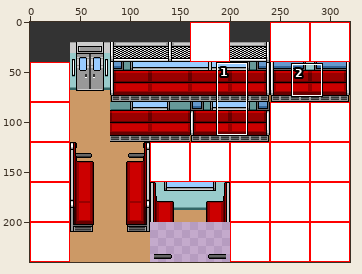
Edited in one commit: sprite sheet (static/materials/wwa/18train_interior-commuter3.gif). Above, an overview of the earlier version with the close-up marked.
Close-up. Earlier state:
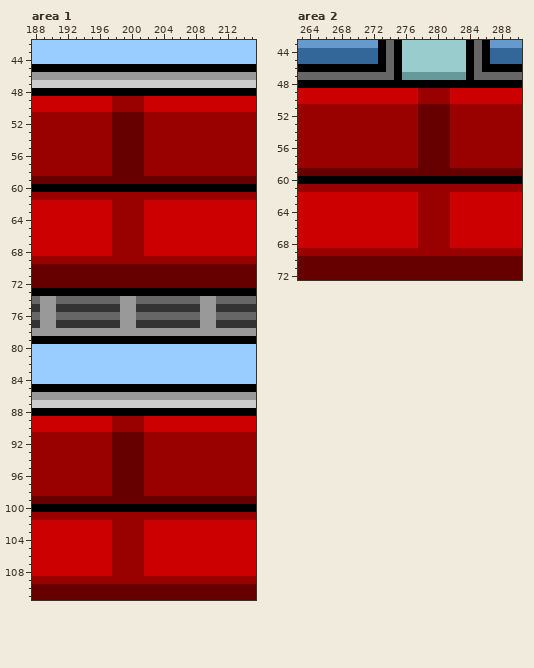
The file is 320x240 pixels. Shown: area 1: x 188..215, y 42..111; area 2: x 263..290, y 43..72. The commit also changed other parts of the picture, which this record leaves out.
New version:
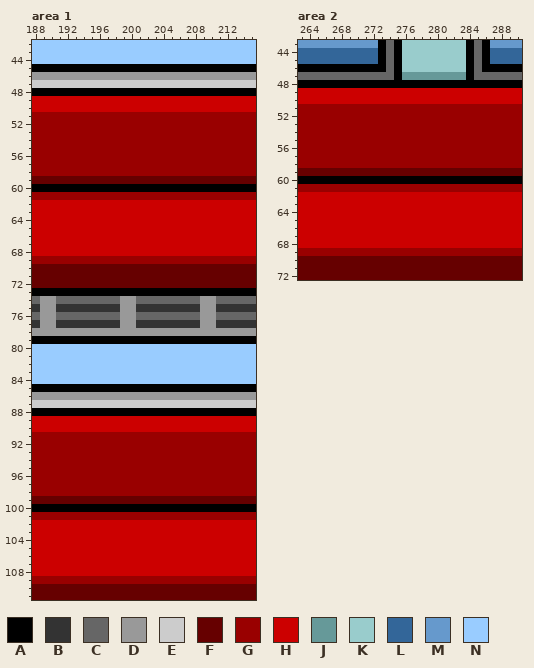
Palette (. is transparent): A #000000  B #333333  C #666666  D #999999  E #cccccc  F #660000  G #990000  H #cc0000  J #669999  K #99cccc  L #336699  M #6699cc  N #99ccff
Edits made:
Area 1:
Colour F becomes colour G in rows 51 to 58 at x 198 to 201; in rows 91 to 98 at x 198 to 201.
Colour G becomes colour H in rows 49 to 50 at x 198 to 201; in rows 62 to 68 at x 198 to 201; in rows 89 to 90 at x 198 to 201; in rows 102 to 108 at x 198 to 201.
Area 2:
Colour F becomes colour G in rows 51 to 58 at x 278 to 281.
Colour G becomes colour H in rows 49 to 50 at x 278 to 281; in rows 62 to 68 at x 278 to 281.
